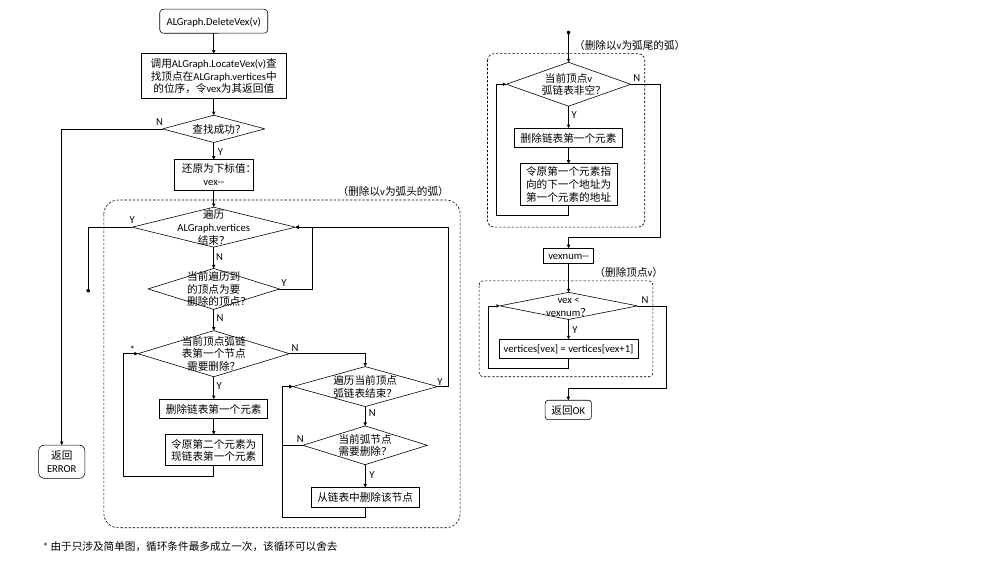
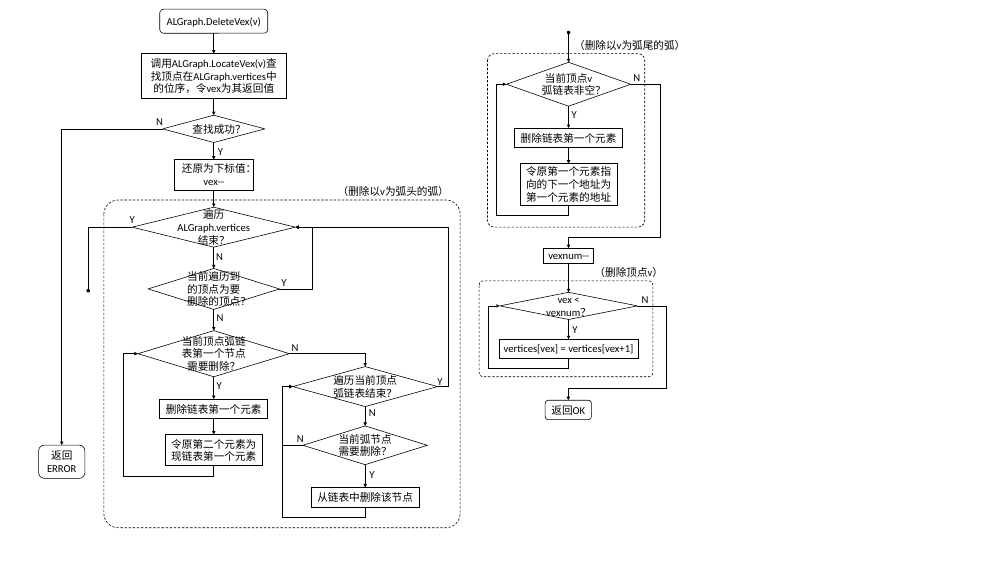
Before and after one commit to smdsbz/homework, a slide deck: slide 21 of data_structure/charts.pptx. Drawn at 1008x567 pixels with LibreOffice and Linux fonts; fonts in the diff are those of the drawing. Boxes give left, top, right and bottom in pixels: in the first picture for what was removed or moved away, otherwise in the second. Text is boxed around its words. In the diff, an @@ line names an element or a change of style, - is before the commit and + after.

```diff
--- a/data_structure/charts.pptx
+++ b/data_structure/charts.pptx
@@ text removed at <box>125,341,140,358</box> @@
-*
@@ text removed at <box>51,541,338,551</box> @@
-* 由于只涉及简单图，循环条件最多成立一次，该循环可以舍去
```
Also in this commit, not shown: 1 slide added, 8 other files.
